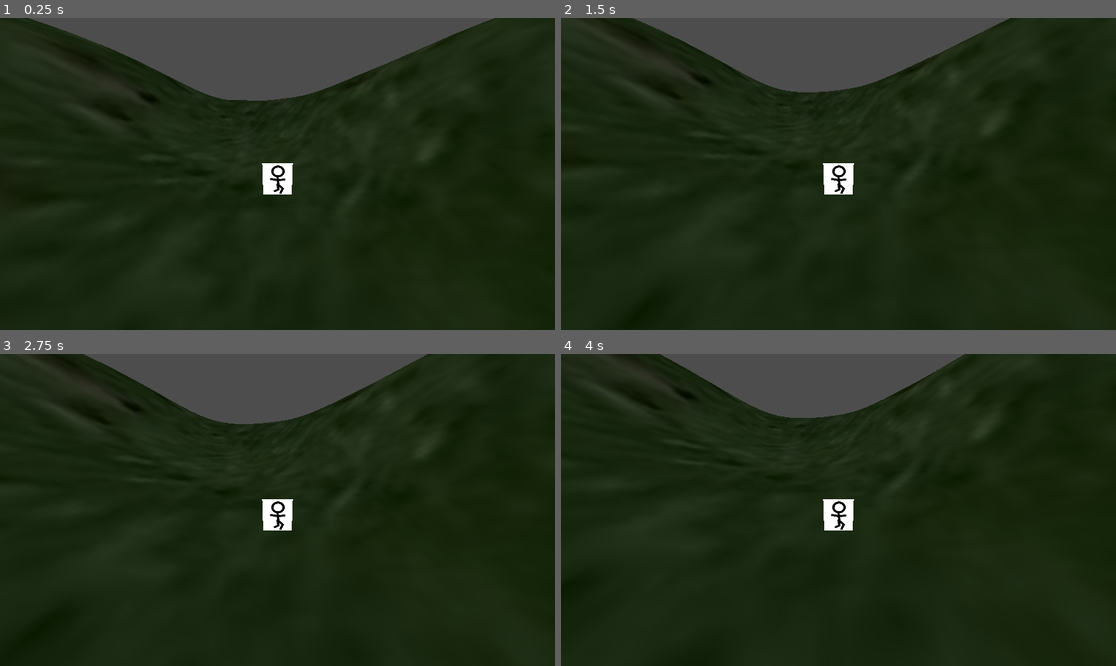
Above: before the commit, frames 1-4 (two rows, left to right).
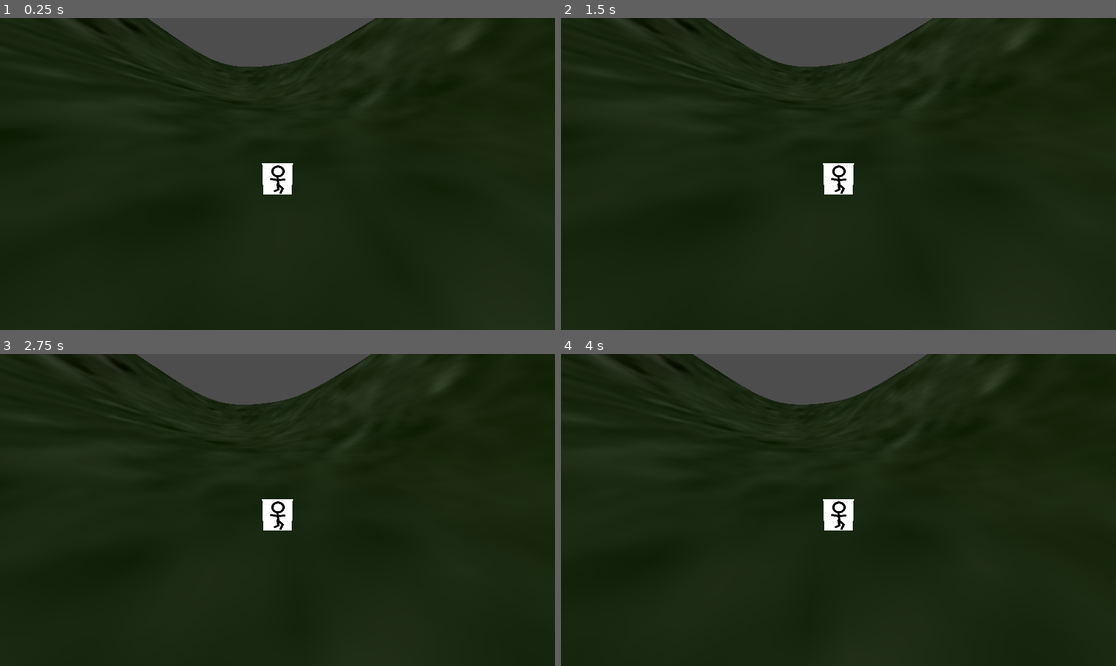
Above: after the commit, the same moments.

Repository: josephdougs/Hillwalker2000
Game: Godot game, scene res://main_scene.tscn
The game is run twice, just before and just after one commit, with the same random seed, the same clock (stepped at 60 frames per second) and the same inputs.
Inputs:
- Up to frame 1 (0.25 s): no input
- Up to frame 2 (1.5 s): tap Space (switch) at 0.6, 1.35 s
- Up to frame 3 (2.75 s): tap T (try) at 2.1 s; tap Space (switch) at 2.3 s
- Up to frame 4 (4 s): tap Space (switch) at 2.85, 3.6 s

The runs differ from the first frame. In frame 1, 8.7% of the frame differs, in the area x 5-90%, y 0-45%; in frame 2, 5.6%; in frame 3, 4.1%; in frame 4, 2.8%.

Commit message:
Working staying on terrain!

Diff:
--- a/player_char_body.gd
+++ b/player_char_body.gd
@@ -4,10 +4,29 @@
 var myself: CharacterBody3D
 var myCamera: Camera3D
 var hTerrain
+var currentNormalY: float = 1
+var currentPositionY: float = self.global_position.y
 
 func _ready() -> void:
 	myCamera = $"./Camera3D"
 	hTerrain = $"../../HTerrain"
+
+func _physics_process(delta):
+	var dict = get_ground_normal()
+	currentNormalY = dict["normal"].y
+	currentPositionY = dict["position"].y + 0.5
+
+	self.global_position.y = currentPositionY
+
+
+func get_ground_normal():
+	var space_state = get_world_3d().direct_space_state
+	# use global coordinates, not local to node
+	var query = PhysicsRayQueryParameters3D.create(self.global_position, self.global_position - Vector3(0,1000,0))
+	var result = space_state.intersect_ray(query)
+
+	return result
+
 
 func _process(delta: float) -> void:
 	var collision = move_and_collide(Vector3(-1,0,0) * delta)
--- a/playercontainer.gd
+++ b/playercontainer.gd
@@ -14,23 +14,7 @@
 func _process(delta: float) -> void:
 	if Input.is_action_just_released("switch"):
 		switchChars()
-		print(currentNormalY)
 
-func _physics_process(delta):
-	currentNormalY = get_ground_normal()
-
-
-func get_ground_normal():
-	var space_state = get_world_3d().direct_space_state
-	# use global coordinates, not local to node
-	var query = PhysicsRayQueryParameters3D.create(currentBody.global_position, currentBody.global_position - Vector3(0,1000,0))
-	var result = space_state.intersect_ray(query)
-
-	if result.has("normal"):
-		return result["normal"].y
-	else:
-		# just hack it and return 1 for now in this case
-		return 1
 
 
 func switchChars():
--- a/project.godot
+++ b/project.godot
@@ -35,6 +35,26 @@
 "events": [Object(InputEventKey,"resource_local_to_scene":false,"resource_name":"","device":-1,"window_id":0,"alt_press …(192 unchanged characters)…
 ]
 }
+up={
+"deadzone": 0.2,
+"events": [Object(InputEventKey,"resource_local_to_scene":false,"resource_name":"","device":-1,"window_id":0,"alt_pressed":false,"shift_pressed":false,"ctrl_pressed":false,"meta_pressed":false,"pressed":false,"keycode":0,"physical_keycode":4194320,"key_label":0,"unicode":0,"location":0,"echo":false,"script":null)
+]
+}
+down={
+"deadzone": 0.2,
+"events": [Object(InputEventKey,"resource_local_to_scene":false,"resource_name":"","device":-1,"window_id":0,"alt_pressed":false,"shift_pressed":false,"ctrl_pressed":false,"meta_pressed":false,"pressed":false,"keycode":0,"physical_keycode":4194322,"key_label":0,"unicode":0,"location":0,"echo":false,"script":null)
+]
+}
+left={
+"deadzone": 0.2,
+"events": [Object(InputEventKey,"resource_local_to_scene":false,"resource_name":"","device":-1,"window_id":0,"alt_pressed":false,"shift_pressed":false,"ctrl_pressed":false,"meta_pressed":false,"pressed":false,"keycode":0,"physical_keycode":4194319,"key_label":0,"unicode":0,"location":0,"echo":false,"script":null)
+]
+}
+right={
+"deadzone": 0.2,
+"events": [Object(InputEventKey,"resource_local_to_scene":false,"resource_name":"","device":-1,"window_id":0,"alt_pressed":false,"shift_pressed":false,"ctrl_pressed":false,"meta_pressed":false,"pressed":false,"keycode":0,"physical_keycode":4194321,"key_label":0,"unicode":0,"location":0,"echo":false,"script":null)
+]
+}
 
 [rendering]
 
